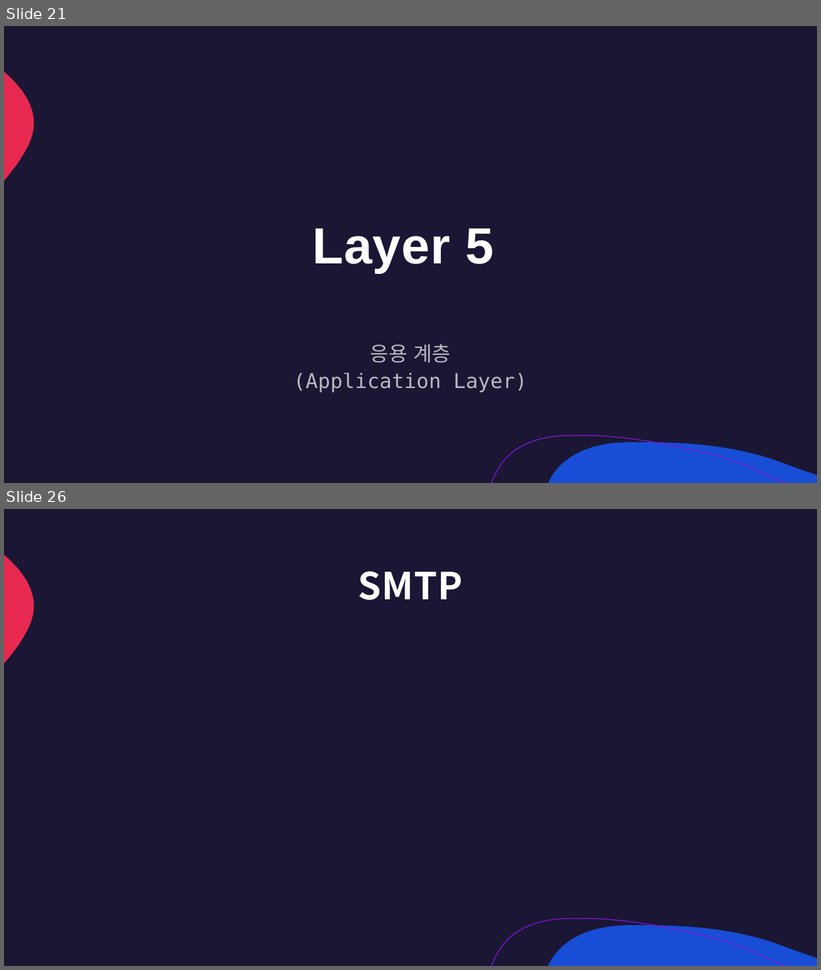
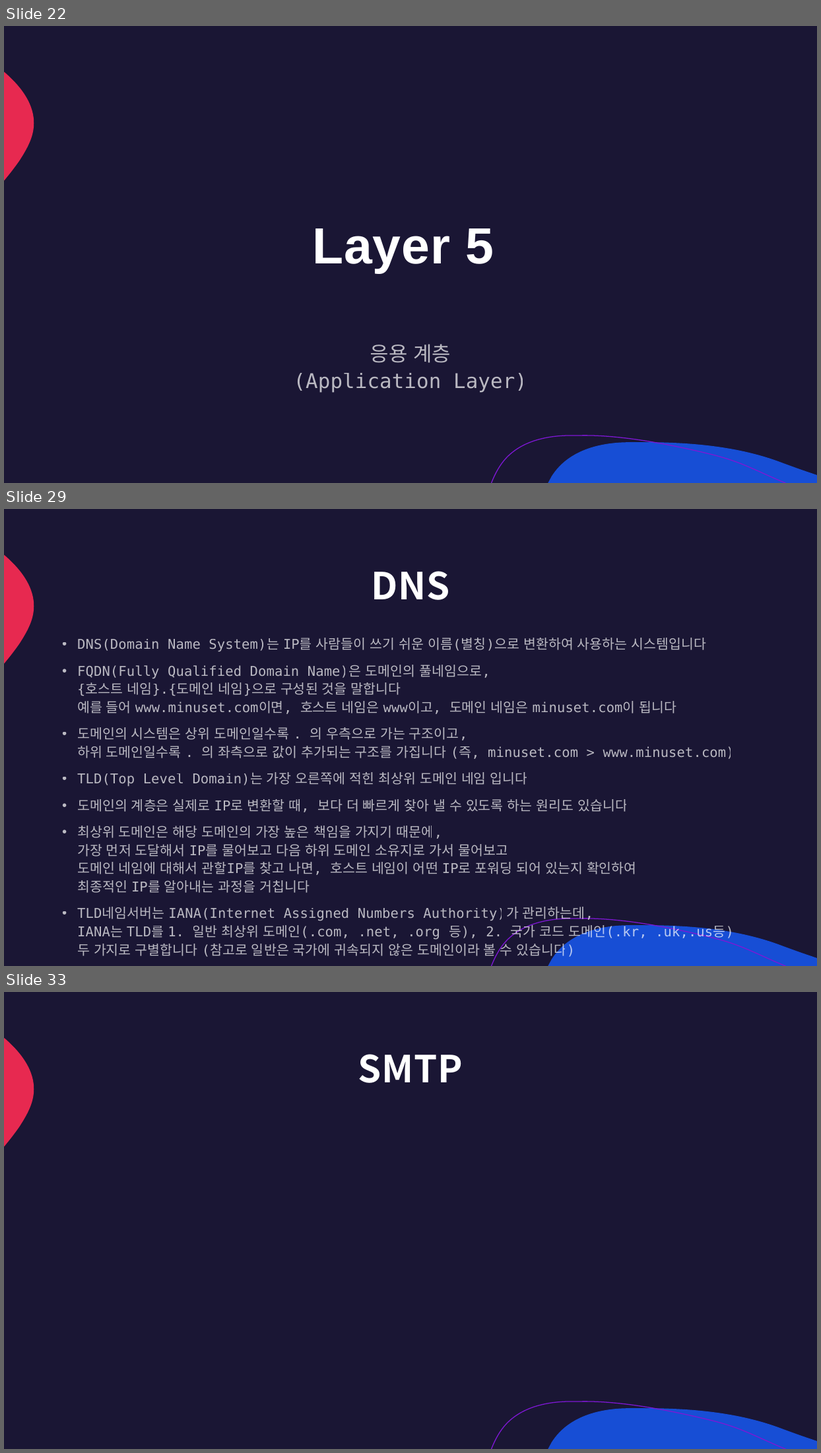
Before and after one commit to lumen4723/2024_network, a slide deck: 1.pptx. Shown one above the other, each under a label of ours: slides 21 and 26 before the commit, slides 22, 29 and 33 after it; the slides between them are not shown. The pictures are 821x970 and 821x1453 pixels, drawn with LibreOffice and Linux fonts; fonts in the diff are those of the drawing. Boxes give left, top, right and bottom in pixels: in the first picture for what was removed or moved away, otherwise in the second. Text is boxed around its words. In the diff, an @@ line names an element or a change of style, - is before the commit and + after.

```diff
--- a/1.pptx
+++ b/1.pptx
@@ slide 29 added at (4,509,817,966), background #1A1634; not listed: 3 template elements that a slide beside it also shows @@
@@ title added at (371,571,450,600), 44 pt, text #FFFFFF, bold @@
+DNS
@@ text added at (77,638,735,958), 16 pt, text #FFFFFF at 70% opacity @@
+• DNS(Domain Name System)는 IP를 사람들이 쓰기 쉬운 이름(별칭)으로 변환하여 사용하는 시스템입니다
+• FQDN(Fully Qualified Domain Name)은 도메인의 풀네임으로,
+  {호스트 네임}.{도메인 네임}으로 구성된 것을 말합니다
+  예를 들어 www.minuset.com이면, 호스트 네임은 www이고, 도메인 네임은 minuset.com이 됩니다
+• 도메인의 시스템은 상위 도메인일수록 . 의 우측으로 가는 구조이고,
+  하위 도메인일수록 . 의 좌측으로 값이 추가되는 구조를 가집니다 (즉, minuset.com > www.minuset.com)
+• TLD(Top Level Domain)는 가장 오른쪽에 적힌 최상위 도메인 네임 입니다
+• 도메인의 계층은 실제로 IP로 변환할 때, 보다 더 빠르게 찾아 낼 수 있도록 하는 원리도 있습니다
+• 최상위 도메인은 해당 도메인의 가장 높은 책임을 가지기 때문에,
+  가장 먼저 도달해서 IP를 물어보고 다음 하위 도메인 소유지로 가서 물어보고
+  도메인 네임에 대해서 관할IP를 찾고 나면, 호스트 네임이 어떤 IP로 포워딩 되어 있는지 확인하여
+  최종적인 IP를 알아내는 과정을 거칩니다
+• TLD네임서버는 IANA(Internet Assigned Numbers Authority)가 관리하는데,
+  IANA는 TLD를 1. 일반 최상위 도메인(.com, .net, .org 등), 2. 국가 코드 도메인(.kr, .uk,.us등)
+  두 가지로 구별합니다 (참고로 일반은 국가에 귀속되지 않은 도메인이라 볼 수 있습니다)
@@ what was slide 21 is now slide 22 @@
@@ what was slide 26 is now slide 33 @@
```
Also in this commit, not shown: 11 slides changed, 13 other slides added, 15 slides removed, 1 other file.
